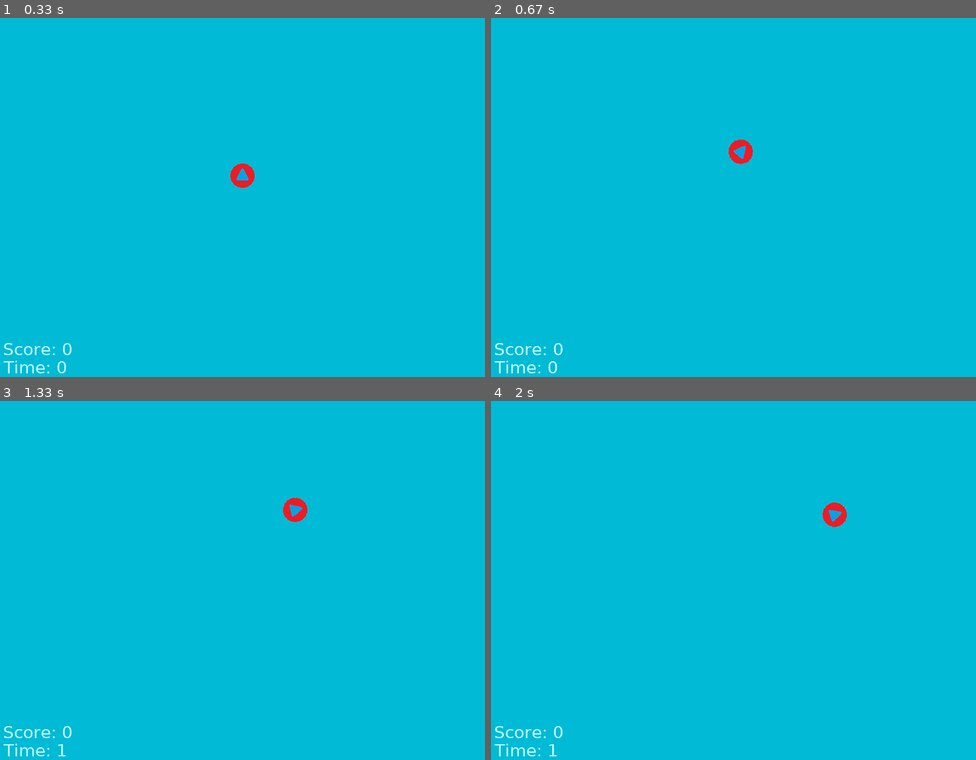
Above: before the commit, frames 1-4 (two rows, left to right).
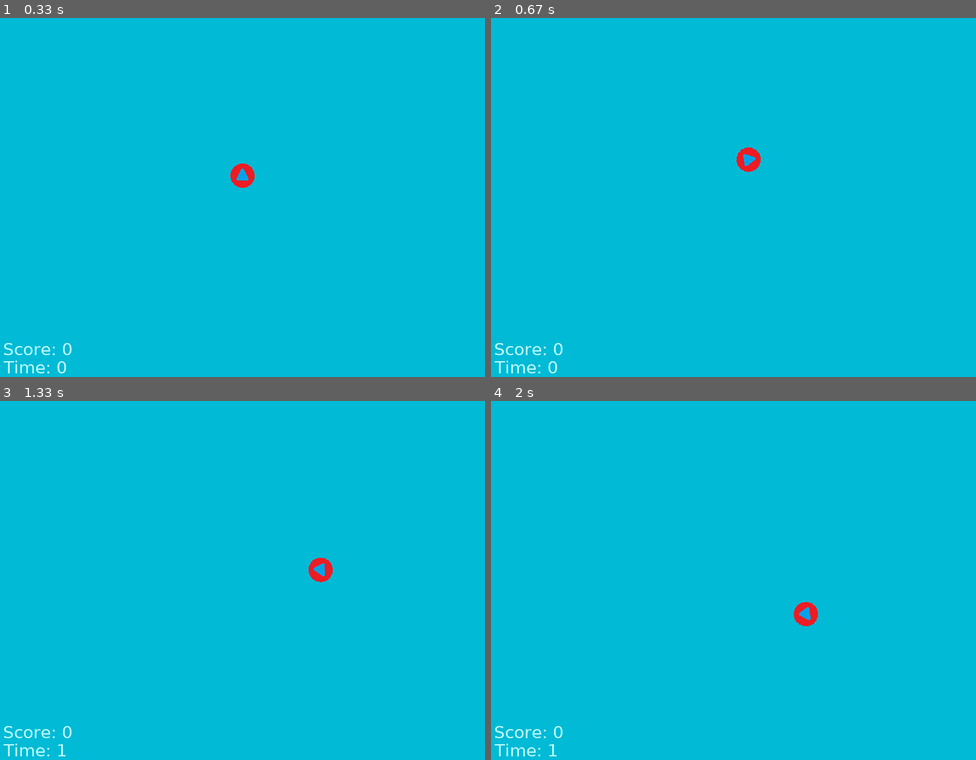
Above: after the commit, the same moments.

Repository: Swidnixx/Wstep-Pygame
Game: pygame game, started from main.py
The game is run twice, just before and just after one commit, with the same random seed, the same clock (stepped at 60 frames per second) and the same inputs.
Inputs:
- Up to frame 1 (0.33 s): no input
- Up to frame 2 (0.67 s): hold D from 0.33 s (still down)
- Up to frame 3 (1.33 s): release D at 0.8 s; hold W 0.83-1.13 s; hold D from 1.17 s (still down)
- Up to frame 4 (2 s): release D at 1.63 s; hold A from 1.67 s (still down)

Frame 1 is identical in both runs. In frame 2, 0.3% of the frame differs, in the area x 49-56%, y 33-43%; in frame 3, 0.4%, in the area x 58-69%, y 26-51%; in frame 4, 0.4%.

Commit message:
Player steering quick refactor

Diff:
--- a/player.py
+++ b/player.py
@@ -6,32 +6,33 @@
         self.origin = pygame.image.load("grafiki/player.png")
         self.origin.set_colorkey((0,0,0))
         self.img = self.origin.copy()
-        self.rect = self.img.get_rect(center=(x, y))
+        self.position = (x, y)
+        self.rect = self.img.get_rect(center=self.position)
         self.speed = speed
-        self.angle = 0
+        self.rotation = 0
+        self.rotation_speed = 4
 
     def update(self, keys):
-        move = Vector2(0, 0)
+        self.keys = keys
+        self.current_speed = self.speed
+        self.steer()
+        self.move()
+
+    def steer(self):
+        if self.keys[pygame.K_d]:
+            self.rotation -= self.rotation_speed
+        if self.keys[pygame.K_a]:
+            self.rotation += self.rotation_speed
+
+        if self.keys[pygame.K_w]:
+            self.current_speed *= 2
+        if self.keys[pygame.K_s]:
+            self.current_speed = 0
+
+    def move(self):
         forward = Vector2(0, -1)
-        Vector2.rotate_ip(forward, -self.angle)
-        # if keys[pygame.K_w]:
-        #     #move.y = -1
+        Vector2.rotate_ip(forward, -self.rotation)
+        self.position += forward * self.current_speed
 
-        # if keys[pygame.K_s]:
-        #     #move.y = 1
-        if keys[pygame.K_d]:
-            #move.x = 1
-            self.angle -= 2
-        if keys[pygame.K_a]:
-            #move.x = -1
-            self.angle += 2
-
-        if move.length_squared() > 0:
-            Vector2.normalize_ip(move)
-        self.rect.center += forward * self.speed
-
-        #self.angle += 2
-        center = self.rect.center
-        self.img = pygame.transform.rotate(self.origin, self.angle)
-        self.rect = self.img.get_rect(center = center)
-        #self.rect.center = center
+        self.img = pygame.transform.rotate(self.origin, self.rotation)
+        self.rect = self.img.get_rect(center=self.position)
